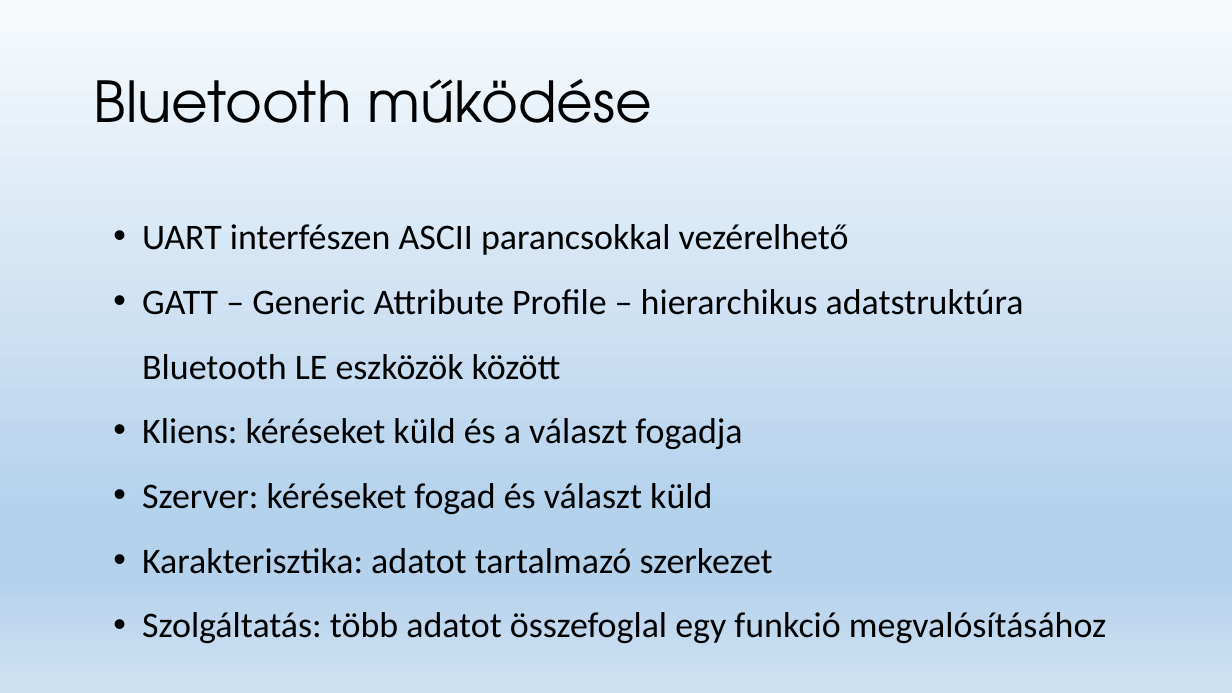
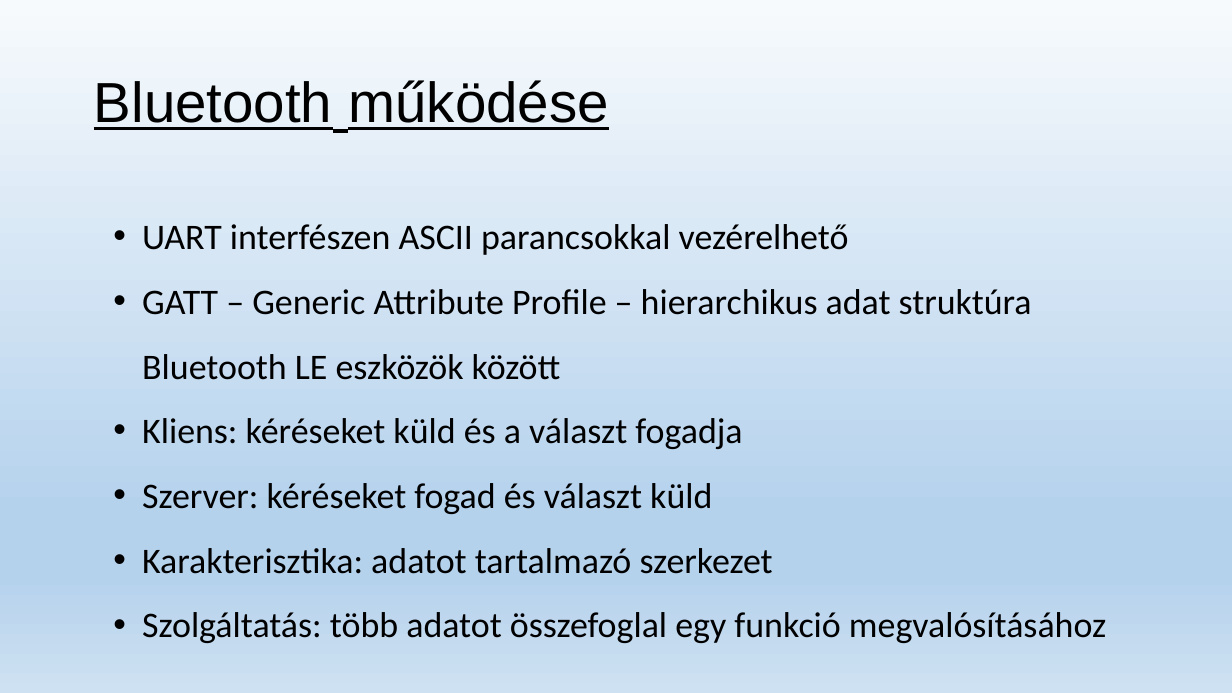
Before and after one commit to foltanyi/modularis_homero, a slide deck: slide 7 of Moduláris digitalis hőmérő fejlesztése.pptx (slide 5 before the commit). Drawn at 1232x693 pixels with LibreOffice and Linux fonts; fonts in the diff are those of the drawing. Boxes give left, top, right and bottom in pixels: in the first picture for what was removed or moved away, otherwise in the second. Text is boxed around its words. In the diff, an @@ line names an element or a change of style, - is before the commit and + after.

```diff
--- a/Moduláris digitalis hőmérő fejlesztése.pptx
+++ b/Moduláris digitalis hőmérő fejlesztése.pptx
@@ title "Bluetooth működése" at (x1=94, y1=80, x2=608, y2=130): font TeX Gyre Adventor to Arial, underline on @@
@@ text at (x1=142, y1=289, x2=1032, y2=380): spaces changed @@
-• GATT – Generic Attribute Profile – hierarchikus adatstruktúra Bluetooth LE eszközök között
+• GATT – Generic Attribute Profile – hierarchikus adat struktúra Bluetooth LE eszközök között
```
Also in this commit, not shown: 6 other slides changed, 5 slides added, 1 slide removed.
